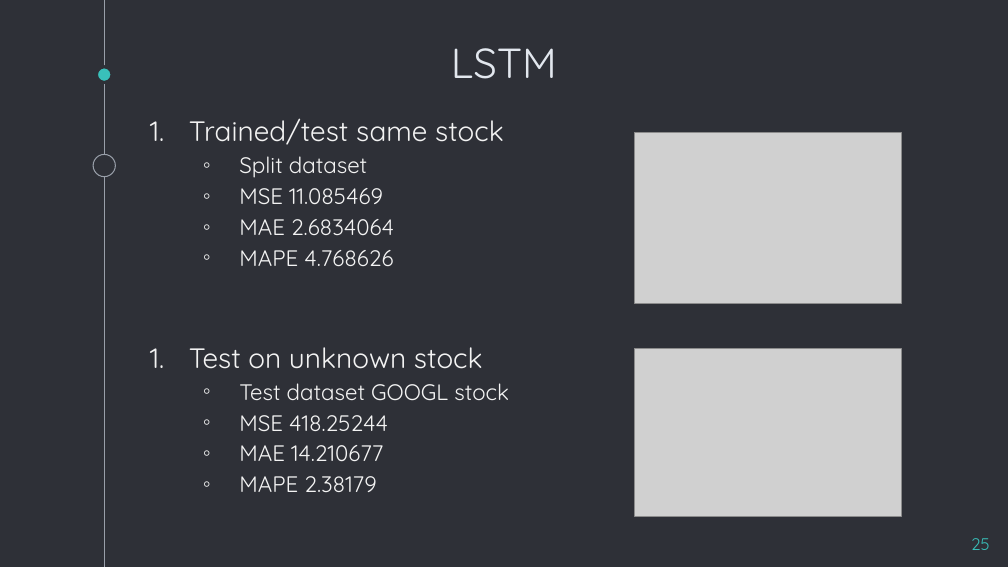
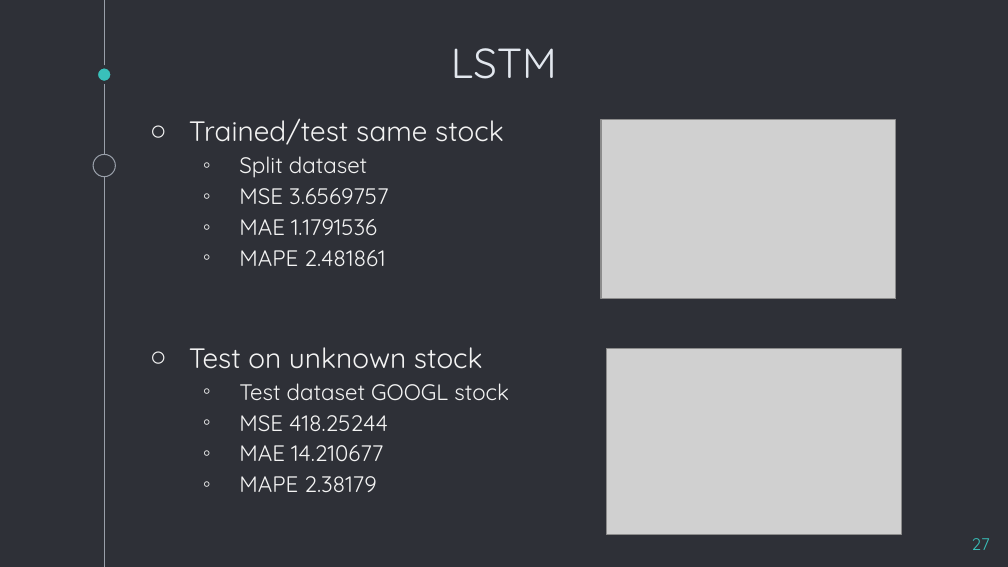
Before and after one commit to karabasisilias92/deep-neural-nets-stock-prediction-models, a slide deck: slide 27 of Deep Neural Nets - Presentation.pptx (slide 25 before the commit). Drawn at 1008x567 pixels with LibreOffice and Linux fonts; fonts in the diff are those of the drawing; grey boxes stand for pictures. Boxes give left, top, right and bottom in pixels: in the first picture for what was removed or moved away, otherwise in the second. Text is boxed around its words. In the diff, an @@ line names an element or a change of style, - is before the commit and + after.

```diff
--- a/Deep Neural Nets - Presentation.pptx
+++ b/Deep Neural Nets - Presentation.pptx
@@ text at box(189, 118, 504, 369): bullet 1. to ○ @@
@@ picture: place and size @@
-picture at box(635, 132, 901, 303)
+picture at box(601, 120, 896, 299)
@@ text at box(239, 188, 389, 266): text changed @@
-◦ MSE 11.085469
-◦ MAE 2.6834064
-◦ MAPE 4.768626
+◦ MSE 3.6569757
+◦ MAE 1.1791536
+◦ MAPE 2.481861
@@ picture: place and size @@
-picture at box(635, 349, 901, 517)
+picture at box(607, 349, 902, 534)
@@ page number at box(972, 538, 990, 550): text changed @@
-25
+27
```
Also in this commit, not shown: 18 other slides changed, 8 slides added, 5 slides removed.
